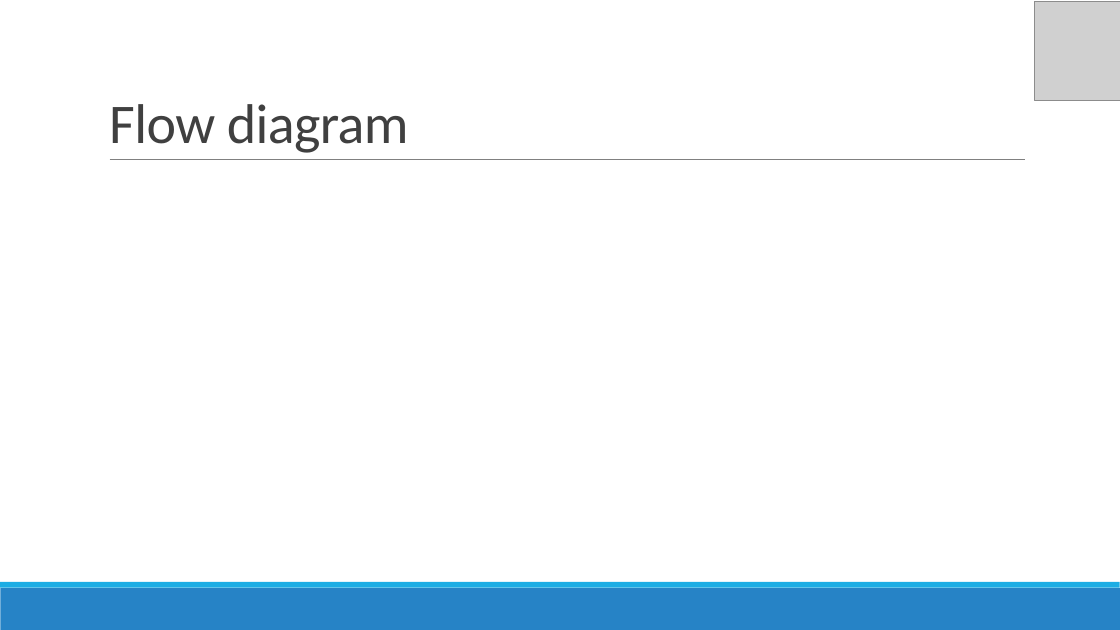
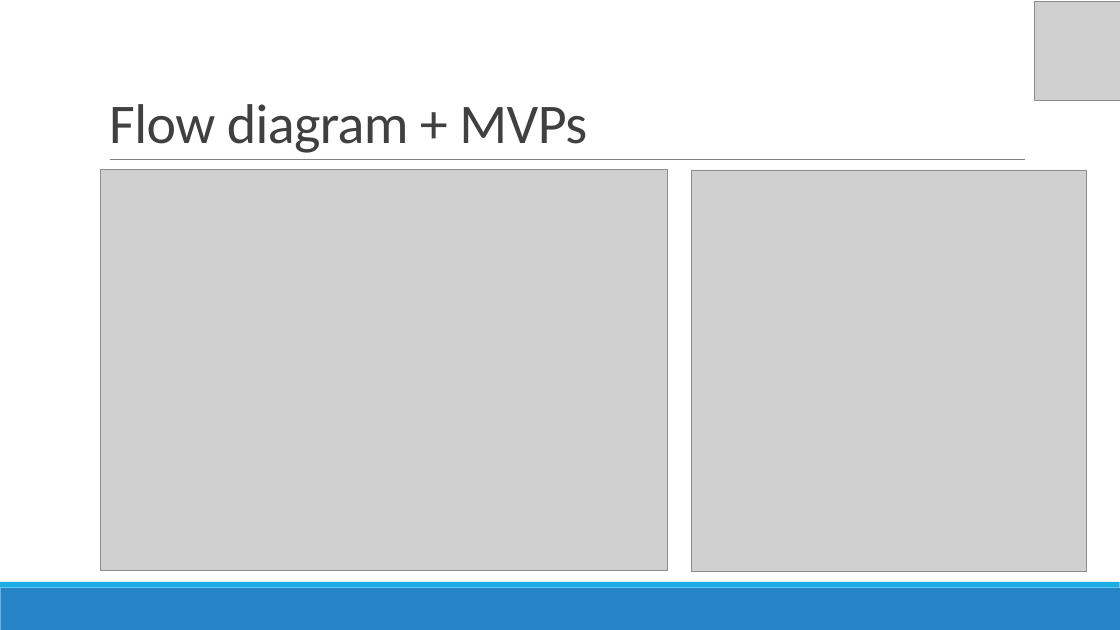
Before and after one commit to SchoolOfCode/week-1-hackathon-3ss, a slide deck: slide 3 of SoC Week 1 Hackathon slides.pptx. Drawn at 1120x630 pixels with LibreOffice and Linux fonts; fonts in the diff are those of the drawing; grey boxes stand for pictures. Boxes give left, top, right and bottom in pixels: in the first picture for what was removed or moved away, otherwise in the second. Text is boxed around its words. In the diff, an @@ line names an element or a change of style, - is before the commit and + after.

```diff
--- a/SoC Week 1 Hackathon slides.pptx
+++ b/SoC Week 1 Hackathon slides.pptx
@@ title at (109,104,587,153): text changed @@
-Flow diagram
+Flow diagram + MVPs
@@ picture added at (101,170,668,571) @@
@@ picture added at (691,170,1087,571) @@
```
Also in this commit, not shown: 1 other slide changed, 1 slide removed, 1 other file.
